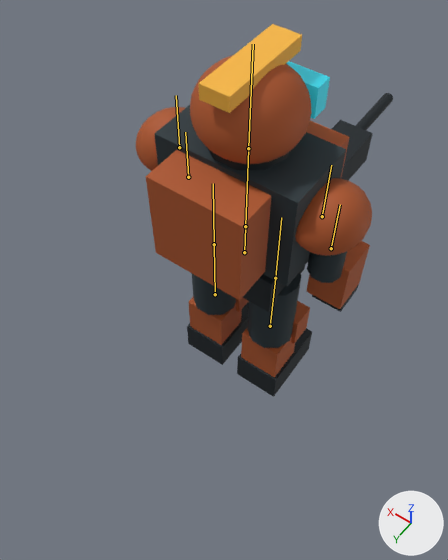
A saved change to the glTF model public/assets/actors/arc-trooper.glb.
Both versions are drawn from a camera (50 mm lens) standing at (-0.99, 1.54, 3.05) and looking at (0.0, 0.16, 0.87). Lighting does not change. The marker at lower right points along +X, +Y and +Z. The picture after the commit comes second. The bones that bend it are drawn over the model as lines.

The first picture shows 'arc-trooper-body', 'arc-trooper-visor'.
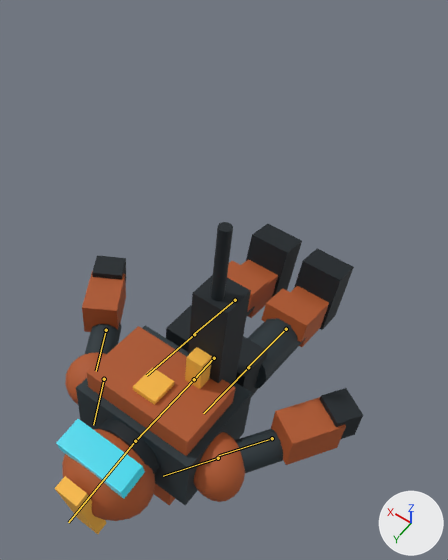
The newer file adds an action. The first version stands in its rest pose; the second is drawn at frame 19 of the action 'death'.

The change, as a diff of the scene's bpy script:
```diff
--- a/public/assets/actors/arc-trooper.glb.py
+++ b/public/assets/actors/arc-trooper.glb.py
@@ bone_pelvis @@
 bone_pelvis = bpy.data.objects['arc-trooper'].pose.bones['pelvis']
-bone_pelvis.location = (0.0, 0.0, 0.0)
-bone_pelvis.rotation_quaternion = (1.0, 0.0, 0.0, 0.0)  # degrees (0, 0, 0)
+bone_pelvis.location = (0.0, -0.588, -0.245)
+bone_pelvis.rotation_quaternion = (0.757, -0.652, 0.0, 0.0)  # degrees (-81, 0, 0)
@@ bone_head @@
 bone_head = bpy.data.objects['arc-trooper'].pose.bones['head']  # child of 'spine'
-bone_head.rotation_quaternion = (1.0, 0.0, 0.0, 0.0)  # degrees (0, 0, 0)
+bone_head.rotation_quaternion = (0.995, -0.098, 0.0, 0.0)  # degrees (-11, 0, 0)
@@ bone_left_arm @@
 bone_left_arm = bpy.data.objects['arc-trooper'].pose.bones['left-arm']  # child of 'spine'
-bone_left_arm.rotation_quaternion = (1.0, 0.0, 0.0, 0.0)  # degrees (0, 0, 0)
+bone_left_arm.rotation_quaternion = (0.96, 0.0, 0.0, 0.281)  # degrees (0, 0, 33)
@@ bone_right_arm @@
 bone_right_arm = bpy.data.objects['arc-trooper'].pose.bones['right-arm']  # child of 'spine'
-bone_right_arm.rotation_quaternion = (1.0, 0.0, 0.0, 0.0)  # degrees (0, 0, 0)
+bone_right_arm.rotation_quaternion = (0.96, 0.0, 0.0, -0.281)  # degrees (0, 0, -33)
@@ bone_left_leg @@
 bone_left_leg = bpy.data.objects['arc-trooper'].pose.bones['left-leg']  # child of 'pelvis'
-bone_left_leg.rotation_quaternion = (1.0, 0.0, 0.0, 0.0)  # degrees (0, 0, 0)
+bone_left_leg.rotation_quaternion = (0.998, 0.069, 0.0, 0.0)  # degrees (8, 0, 0)
@@ bone_left_shin @@
 bone_left_shin = bpy.data.objects['arc-trooper'].pose.bones['left-shin']  # child of 'left-leg'
-bone_left_shin.rotation_quaternion = (1.0, 0.0, 0.0, 0.0)  # degrees (0, 0, 0)
+bone_left_shin.rotation_quaternion = (1.0, 0.01, 0.0, 0.0)  # degrees (1, 0, 0)
@@ bone_right_leg @@
 bone_right_leg = bpy.data.objects['arc-trooper'].pose.bones['right-leg']  # child of 'pelvis'
-bone_right_leg.rotation_quaternion = (1.0, 0.0, 0.0, 0.0)  # degrees (0, 0, 0)
+bone_right_leg.rotation_quaternion = (0.998, 0.069, 0.0, 0.0)  # degrees (8, 0, 0)
@@ bone_right_shin @@
 bone_right_shin = bpy.data.objects['arc-trooper'].pose.bones['right-shin']  # child of 'right-leg'
-bone_right_shin.rotation_quaternion = (1.0, 0.0, 0.0, 0.0)  # degrees (0, 0, 0)
+bone_right_shin.rotation_quaternion = (1.0, 0.01, 0.0, 0.0)  # degrees (1, 0, 0)
```

Changed parts and their boxes (x1, y1, x2, y2) in the pictures (448 x 560 px):
'arc-trooper-body', posed (20% wider, 16% shorter): before (136, 24, 393, 397); after (54, 222, 363, 534)
'arc-trooper-visor', posed: before (287, 61, 330, 119); after (56, 419, 145, 499)
bone 'pelvis', root to tip: before (244, 252) to (245, 226); after (214, 358) to (194, 379)
bone 'head', root to tip: before (248, 148) to (253, 44); after (135, 441) to (68, 522)
bone 'left-arm', root to tip: before (179, 147) to (176, 95); after (104, 379) to (93, 425)
bone 'right-arm', root to tip: before (322, 216) to (331, 165); after (218, 458) to (163, 476)
bone 'left-leg', root to tip: before (214, 244) to (213, 183); after (194, 334) to (146, 375)
bone 'left-shin', root to tip: before (215, 294) to (214, 244); after (235, 300) to (194, 333)
bone 'right-leg', root to tip: before (275, 278) to (281, 217); after (248, 367) to (203, 413)
bone 'right-shin', root to tip: before (270, 326) to (275, 278); after (286, 329) to (248, 366)
